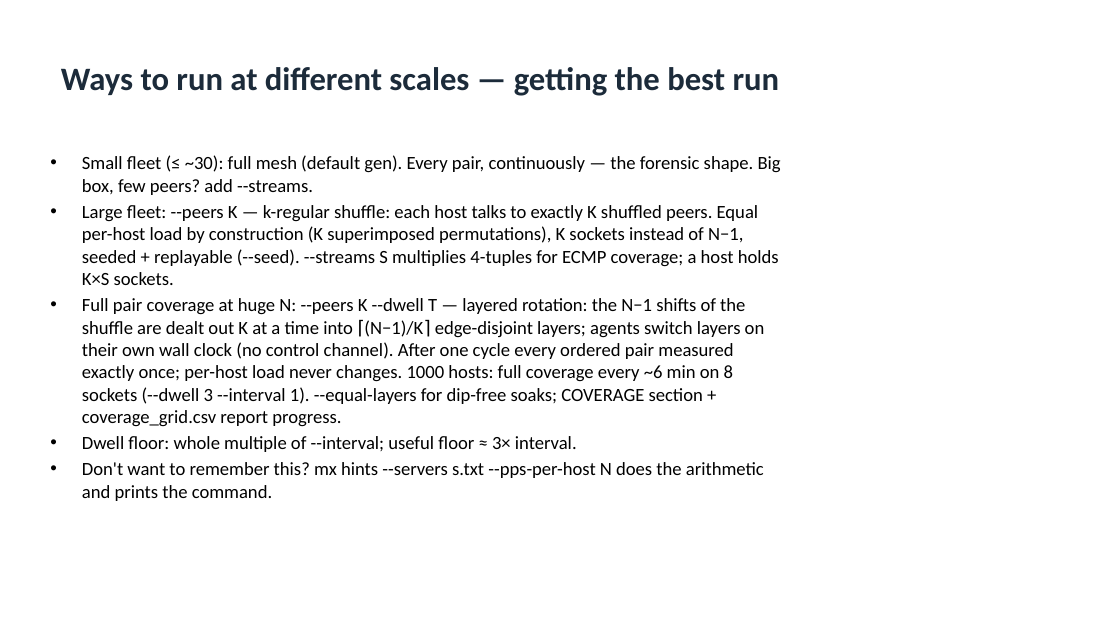
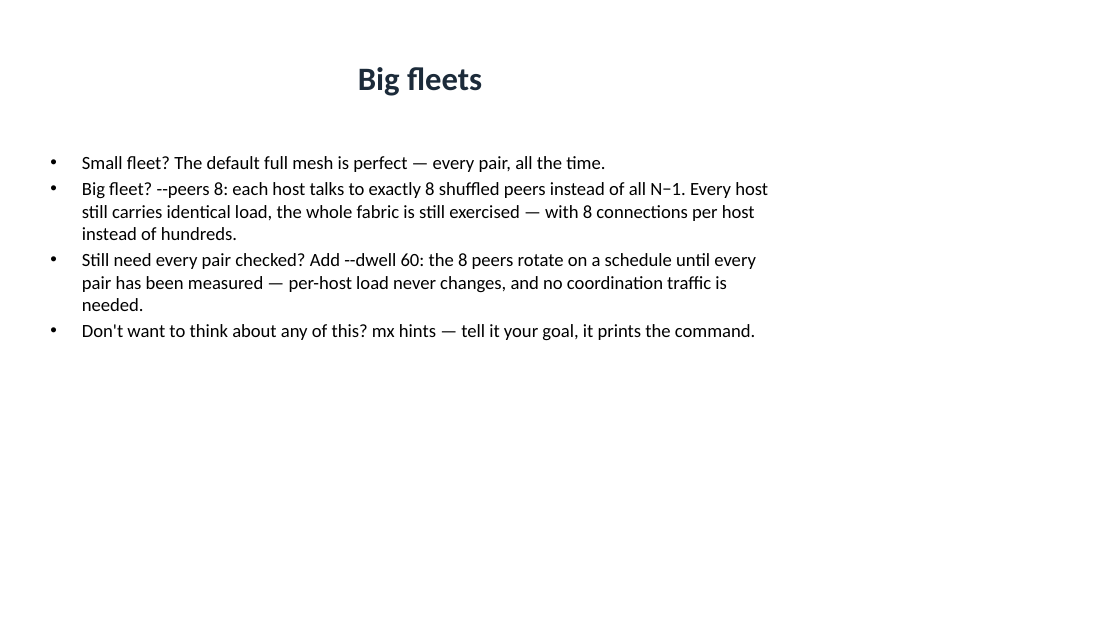
Before and after one commit to MartinGallagher-code/presentations, a slide deck: slide 24 of network-testing/network_testing.pptx (slide 22 before the commit). Drawn at 1120x630 pixels with LibreOffice and Linux fonts; fonts in the diff are those of the drawing. Boxes give left, top, right and bottom in pixels: in the first picture for what was removed or moved away, otherwise in the second. Text is boxed around its words. In the diff, an @@ line names an element or a change of style, - is before the commit and + after.

```diff
--- a/network-testing/network_testing.pptx
+++ b/network-testing/network_testing.pptx
@@ title at box(358, 67, 482, 96): text changed @@
-Ways to run at different scales — getting the best run
+Big fleets
@@ text at box(82, 156, 768, 341): text changed @@
-• Small fleet (≤ ~30): full mesh (default gen). Every pair, continuously — the forensic shape. Big box, few peers? add --streams.
-• Large fleet: --peers K — k-regular shuffle: each host talks to exactly K shuffled peers. Equal per-host load by construction (K superimposed permutations), K sockets instead of N−1, seeded + replayable (--seed). --streams S multiplies 4-tuples for ECMP coverage; a host holds K×S sockets.
-• Full pair coverage at huge N: --peers K --dwell T — layered rotation: the N−1 shifts of the shuffle are dealt out K at a time into ⌈(N−1)/K⌉ edge-disjoint layers; agents switch layers on their own wall clock (no control channel). After one cycle every ordered pair measured exactly once; per-host load never changes. 1000 hosts: full coverage every ~6 min on 8 sockets (--dwell 3 --interval 1). --equal-layers for dip-free soaks; COVERAGE section + coverage_grid.csv report progress.
-• Dwell floor: whole multiple of --interval; useful floor ≈ 3× interval.
-• Don't want to remember this? mx hints --servers s.txt --pps-per-host N does the arithmetic and prints the command.
+• Small fleet? The default full mesh is perfect — every pair, all the time.
+• Big fleet? --peers 8: each host talks to exactly 8 shuffled peers instead of all N−1. Every host still carries identical load, the whole fabric is still exercised — with 8 connections per host instead of hundreds.
+• Still need every pair checked? Add --dwell 60: the 8 peers rotate on a schedule until every pair has been measured — per-host load never changes, and no coordination traffic is needed.
+• Don't want to think about any of this? mx hints — tell it your goal, it prints the command.
```
Also in this commit, not shown: 10 other slides changed, 17 slides added, 13 slides removed, 2 other files.
